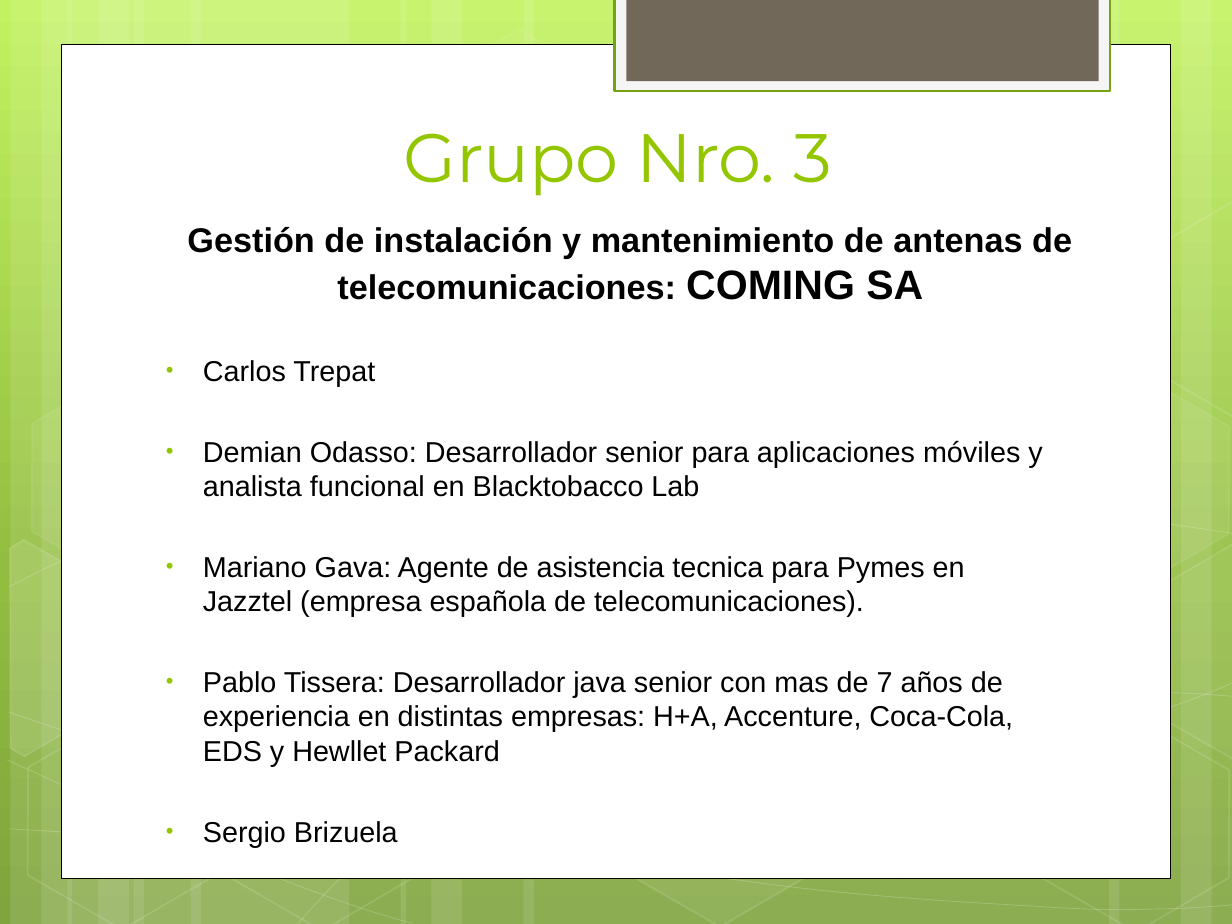
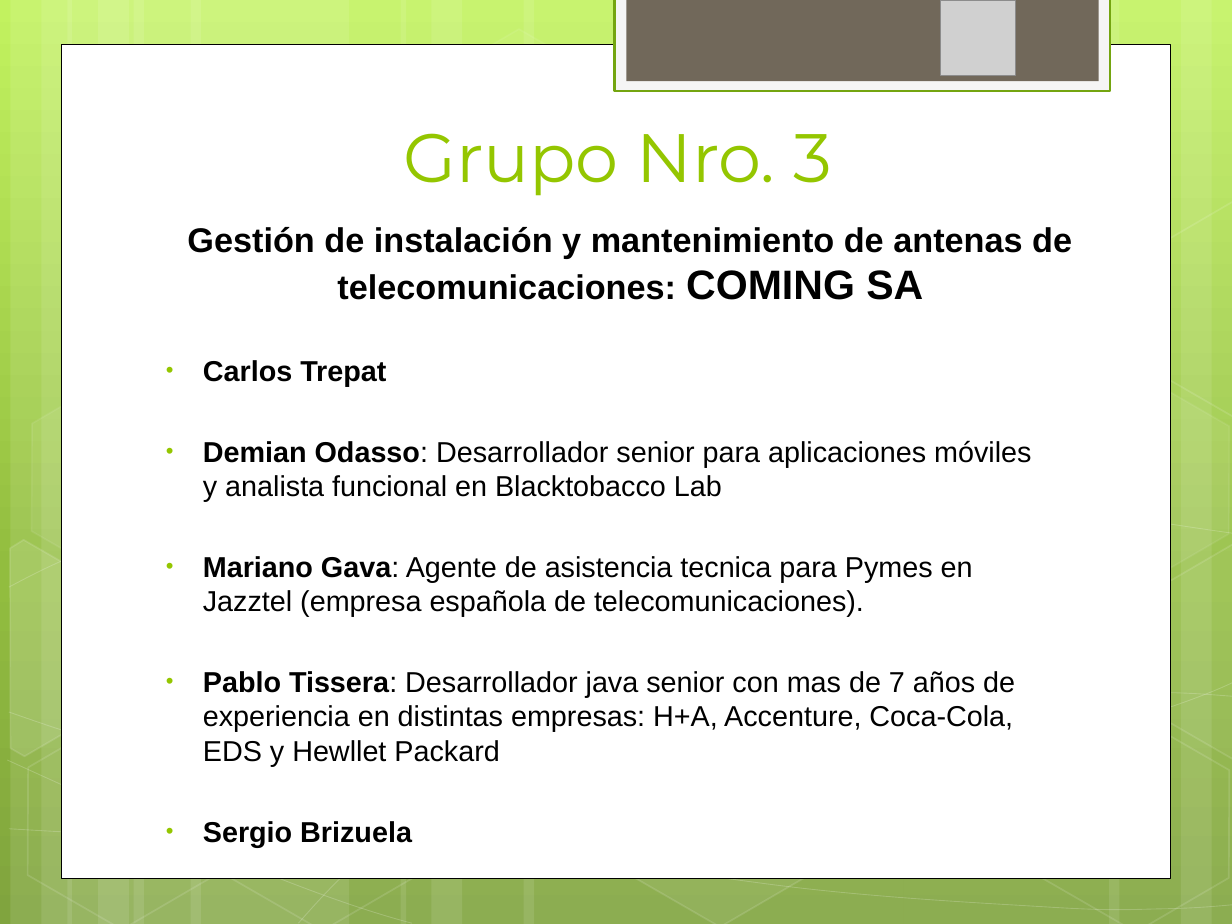
Before and after one commit to ptissera/habilitacion-profesional-2012-4k4, a slide deck: slide 2 of Documentacion/Informe Preliminar/Presentacion Informe Preliminar.pptx. Drawn at 1232x924 pixels with LibreOffice and Linux fonts; fonts in the diff are those of the drawing; grey boxes stand for pictures. Boxes give left, top, right and bottom in pixels: in the first picture for what was removed or moved away, otherwise in the second. Text is boxed around its words. In the diff, an @@ line names an element or a change of style, - is before the commit and + after.

```diff
--- a/Documentacion/Informe Preliminar/Presentacion Informe Preliminar.pptx
+++ b/Documentacion/Informe Preliminar/Presentacion Informe Preliminar.pptx
@@ picture added at (941, 1, 1016, 76) @@
@@ text "Carlos Trepat" at (203, 360, 1031, 766): bold on in "Carlos Trepat", "Demian Odasso:", "Mariano Gava:", "Pablo Tissera:" and 1 more places @@
```
Also in this commit, not shown: 16 other slides changed.
